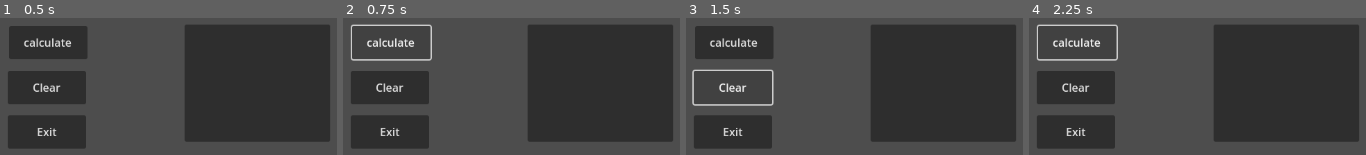
Above: before the commit, frames 1-4 (left to right).
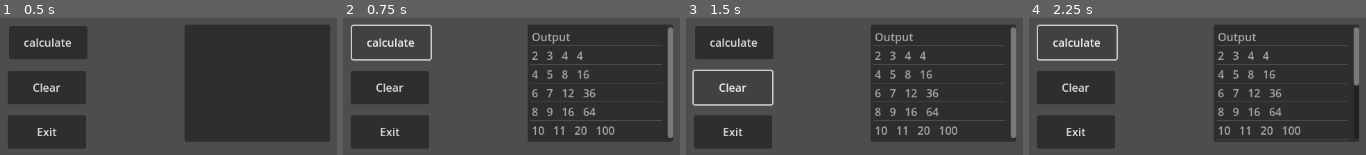
Above: after the commit, the same moments.

Repository: dcChilshock/GameDesign1
Game: Godot game, scene res://122c.tscn
Same seed, same stepped clock (60 frames per second), same inputs: the game is played once before the commit and once after it. This scene is started directly instead of the project's main scene.
Inputs:
- Up to frame 1 (0.5 s): no input
- Up to frame 2 (0.75 s): click "calculate" at 0.5 s
- Up to frame 3 (1.5 s): click "Clear" at 1.25 s
- Up to frame 4 (2.25 s): click "calculate" at 2 s

Frame 1 is identical in both runs. In frame 2, 4.0% of the frame differs, in the area x 55-98%, y 6-88%; in frame 3, 4.0%; in frame 4, 3.4%.
Error before the commit: Parse Error: Expected identifier after "." for attribute access. (res://122c.tscn::GDScript_umkqs:15)

Commit message:
Update 122c.tscn

Diff:
--- a/122c.tscn
+++ b/122c.tscn
@@ -15,7 +15,10 @@
 
 
 func _on_calculate_pressed():
-	$ItemList.
+	$ItemList.add_item(\"Output\")
+	for num in range(2, 10+1, 2):
+		var line = \"%d   %d   %d   %d\" % [num, num + 1, num * 2, num * num ]
+		$ItemList.add_item(line)
 "
 
 [node name="122c" type="Control"]
